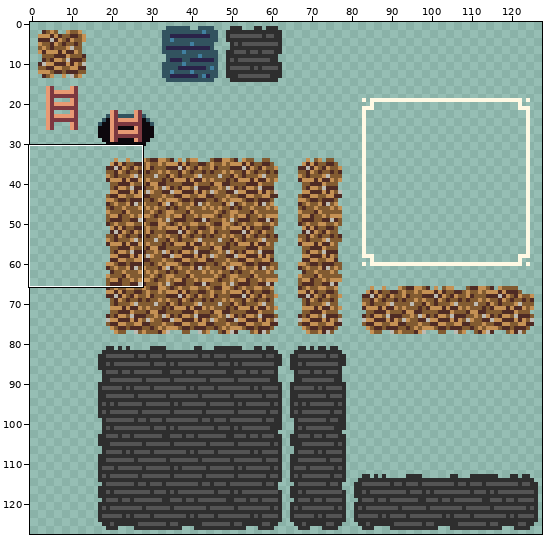
Sprite sheet: gfx/tileset.png. Above: a wide view before the commit, with the close-up outlined.
Close-up. Before:
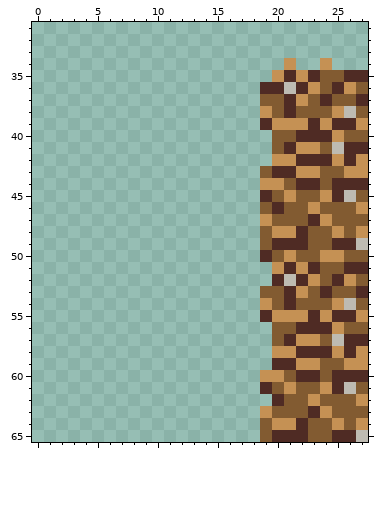
The file is 128x128 pixels. Shown: x 0..27, y 31..65.
The result:
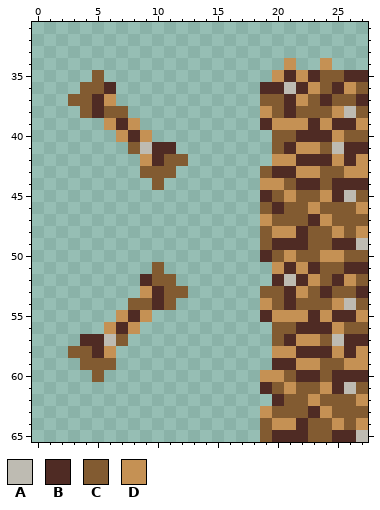
Palette (. is transparent): A #bebbb2  B #4f2b24  C #825b31  D #c59154
Change:
The edit adds colour A in row 41 at x 9; in row 57 at x 6.
The edit adds colour B in row 36 at x 6; in rows 37 to 38 at x 5; in row 39 at x 7; in row 40 at x 8; in row 41 at x 10 to 11; in row 42 at x 10.
The edit adds colour B in row 52 at x 9; in rows 53 to 54 at x 10; in row 55 at x 8; in row 56 at x 7; in row 57 at x 4 to 5; in row 58 at x 5.
The edit adds colour C in row 35 at x 5; in row 36 at x 4 to 5; in row 37 at x 3 to 4; in row 38 at x 4 and 6 to 7; in row 41 at x 8; in row 42 at x 11 to 12.
The edit adds colour C in row 43 at x 9 to 11; in row 44 at x 10; in row 51 at x 10; in row 52 at x 10 to 11; in row 53 at x 11 to 12; in row 54 at x 8 to 9 and 11.
The edit adds colour C in row 57 at x 7; in row 58 at x 3 to 4; in row 59 at x 4 to 6; in row 60 at x 5.
The edit adds colour D in row 37 at x 6; in row 39 at x 6 and 8; in row 40 at x 7 and 9; in row 42 at x 9; in row 53 at x 9; in row 55 at x 7 and 9.
The edit adds colour D in row 56 at x 6 and 8; in row 58 at x 6.
Where, in picture pixels (left, top, right, bottom), the same in both close-ups:
added: (68, 70, 188, 190)
added: (68, 262, 188, 382)
